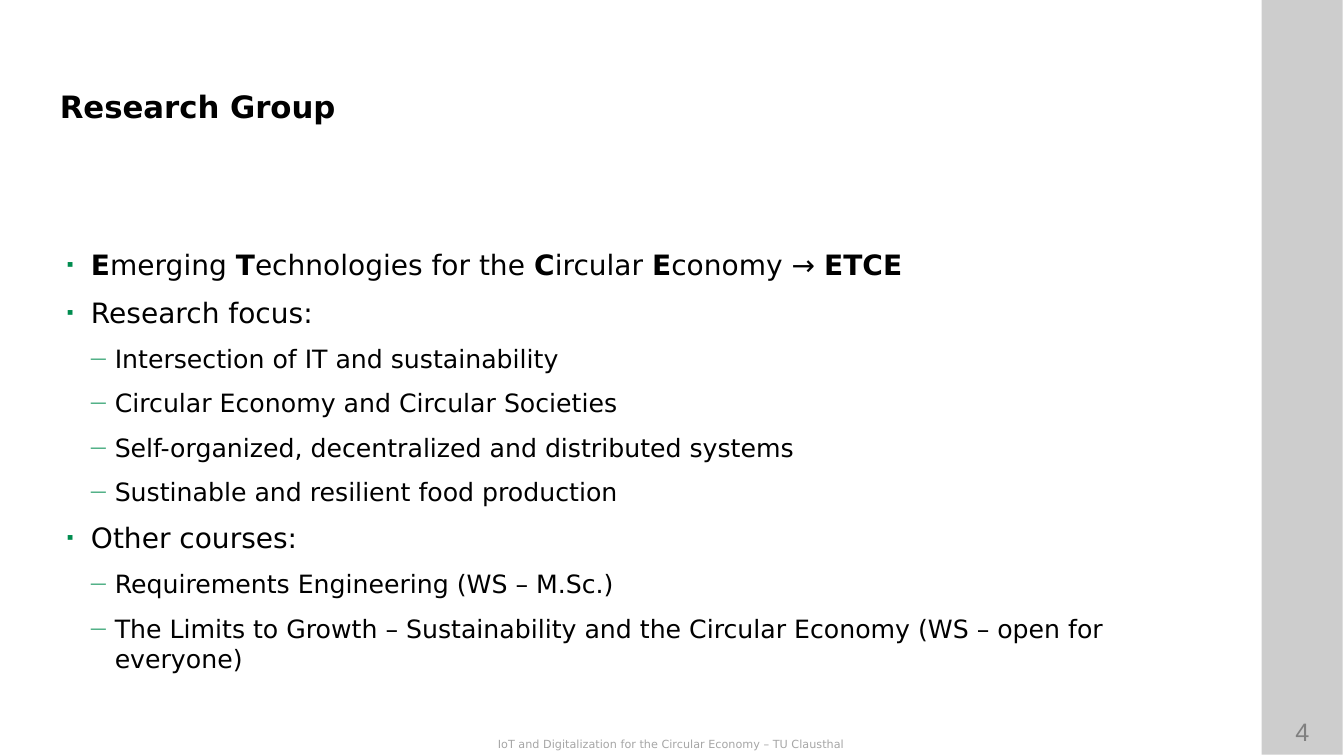
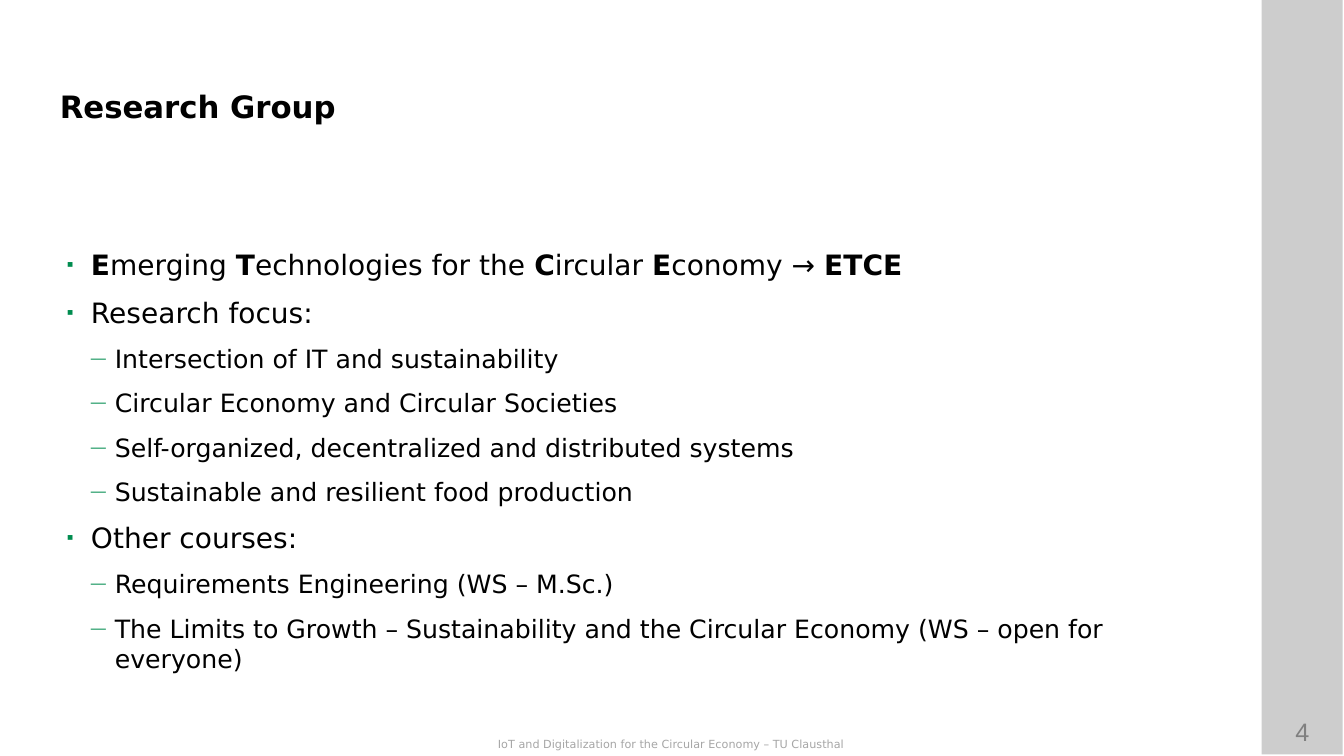
Before and after one commit to ETCE-LAB/teaching-material, a slide deck: slide 4 of IoT-and-Digitalization-for-the-Circular-Economy/IoT-CE-L00-Organization.pptx. Drawn at 1344x756 pixels with LibreOffice and Linux fonts; fonts in the diff are those of the drawing; background and template pictures are left out. Boxes give left, top, right and bottom in pixels: in the first picture for what was removed or moved away, otherwise in the second. Text is boxed around its words. In the diff, an @@ line names an element or a change of style, - is before the commit and + after.

```diff
--- a/IoT-and-Digitalization-for-the-Circular-Economy/IoT-CE-L00-Organization.pptx
+++ b/IoT-and-Digitalization-for-the-Circular-Economy/IoT-CE-L00-Organization.pptx
@@ text at (115,482,633,507): text changed @@
-  — Sustinable and resilient food production
+  — Sustainable and resilient food production
```
Also in this commit, not shown: 2 other slides changed, 1 other file.
